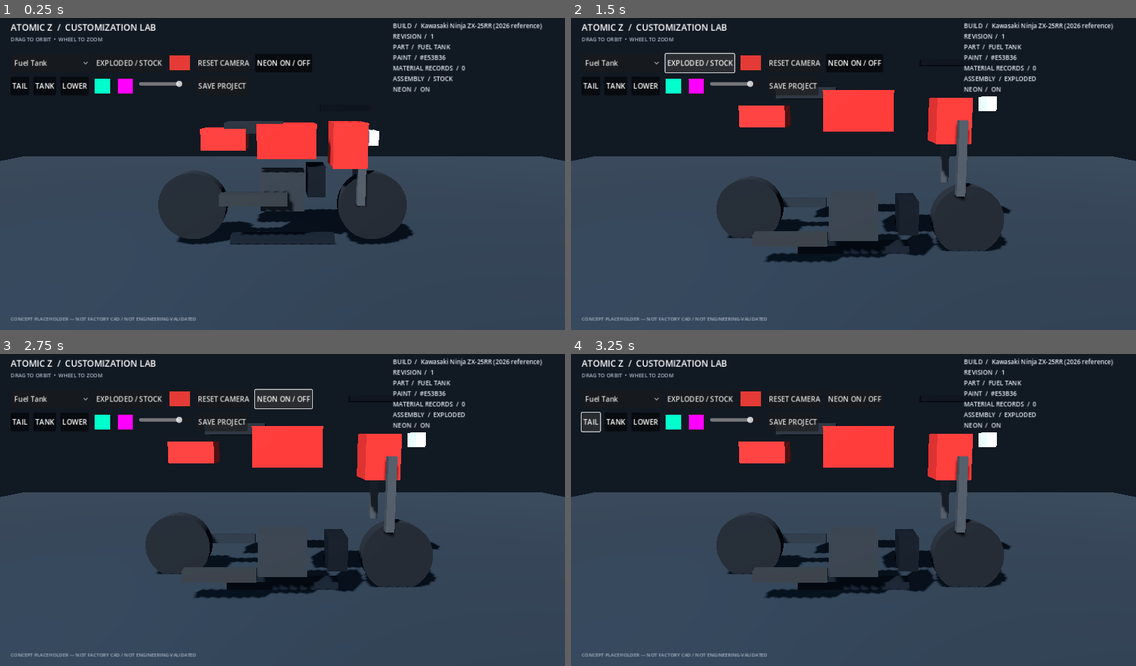
Above: before the commit, frames 1-4 (two rows, left to right).
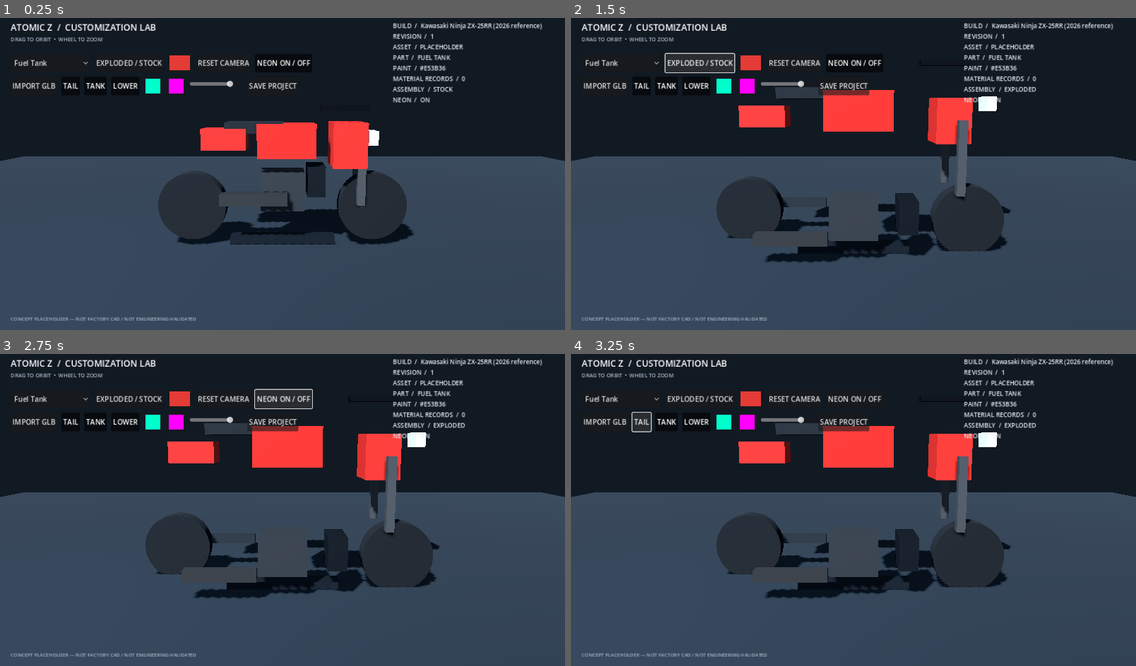
Above: after the commit, the same moments.

Repository: metsam-mastem/Atomic-Z-Customi-Z
Game: Godot game, scene res://scenes/main.tscn
Two runs of this game, one before a commit and one after it. Both use one fixed random seed, a clock stepped at 60 frames per second and the inputs below.
Inputs:
- Up to frame 1 (0.25 s): no input
- Up to frame 2 (1.5 s): click "Fuel Tank" at 0.5 s; click "EXPLODED / STOCK" at 1.25 s
- Up to frame 3 (2.75 s): click "NEON ON / OFF" at 2 s
- Up to frame 4 (3.25 s): click "TAIL" at 2.75 s

The runs differ from the first frame. In frame 1, 1.8% of the frame differs, in the area x 2-83%, y 8-28%; in frame 2, 2.1%; in frame 3, 2.1%; in frame 4, 2.3%, in the area x 1-83%, y 8-28%.

Commit message:
feat: integrate verified GLB import into updated dependency base

Diff:
--- a/scripts/main.gd
+++ b/scripts/main.gd
@@ -15,6 +15,15 @@
 var _part_selector: OptionButton
 var _paint_picker: ColorPickerButton
 var _build_summary_label: Label
+var _assembly_button: Button
+var _neon_toggle_button: Button
+var _neon_editor_controls: Array[Control] = []
+var _disclaimer_label: Label
+var _file_dialog: FileDialog
+var _asset_metadata_dialog: ConfirmationDialog
+var _asset_license_input: LineEdit
+var _asset_source_input: LineEdit
+var _pending_asset_source_path := ""
 var _selected_part_id := "fuel_tank"
 const BUILD_DOCUMENT_PATH := "user://atomic_z_build.json"
 var _orbit_angle := 0.0
@@ -37,6 +46,7 @@
 	_neon_skin.name = "NeonSkinOverlay"
 	_neon_skin.configure_build_document(_build_document)
 	_neon_skin.position.z = 0.29
+	_neon_skin.visible = not _bike.is_imported_model()
 	add_child(_neon_skin)
 	_update_camera()
 	_build_hud()
@@ -109,17 +119,21 @@
 	root.add_child(controls)
 
 	_part_selector = OptionButton.new()
+	_part_selector.name = "PartSelector"
 	_part_selector.custom_minimum_size = Vector2(180.0, 42.0)
 	_populate_part_selector()
 	_part_selector.item_selected.connect(_on_part_selected)
 	controls.add_child(_part_selector)
 
-	var assembly_button := Button.new()
-	assembly_button.text = "EXPLODED / STOCK"
-	assembly_button.pressed.connect(_on_toggle_assembly)
-	controls.add_child(assembly_button)
+	_assembly_button = Button.new()
+	_assembly_button.name = "AssemblyModeButton"
+	_assembly_button.text = "EXPLODED / STOCK" if _bike.supports_exploded_view() else "EXPLODED VIEW N/A"
+	_assembly_button.disabled = not _bike.supports_exploded_view()
+	_assembly_button.pressed.connect(_on_toggle_assembly)
+	controls.add_child(_assembly_button)
 
 	_paint_picker = ColorPickerButton.new()
+	_paint_picker.name = "PaintPicker"
 	_paint_picker.color = _bike.get_part_color(_selected_part_id)
 	_paint_picker.custom_minimum_size = Vector2(54.0, 42.0)
 	_paint_picker.tooltip_text = "Paint selected part"
@@ -131,17 +145,26 @@
 	reset_button.pressed.connect(_on_reset_camera)
 	controls.add_child(reset_button)
 
-	var neon_button := Button.new()
-	neon_button.text = "NEON ON / OFF"
-	neon_button.toggle_mode = true
-	neon_button.button_pressed = bool(_build_document.get("render", {}).get("neon_enabled", true))
-	neon_button.toggled.connect(_on_neon_toggled)
-	controls.add_child(neon_button)
+	_neon_toggle_button = Button.new()
+	_neon_toggle_button.name = "NeonToggleButton"
+	_neon_toggle_button.text = "NEON ON / OFF"
+	_neon_toggle_button.toggle_mode = true
+	_neon_toggle_button.button_pressed = bool(_build_document.get("render", {}).get("neon_enabled", true))
+	_neon_toggle_button.disabled = _bike.is_imported_model()
+	_neon_toggle_button.tooltip_text = "Neon preview stays disabled until paths are verified against imported GLB surfaces." if _bike.is_imported_model() else "Toggle neon preview"
+	_neon_toggle_button.toggled.connect(_on_neon_toggled)
+	controls.add_child(_neon_toggle_button)
 
 	var skin_controls := HBoxContainer.new()
 	skin_controls.position = Vector2(24.0, 146.0)
 	skin_controls.add_theme_constant_override("separation", 10)
 	root.add_child(skin_controls)
+
+	var import_glb_button := Button.new()
+	import_glb_button.text = "IMPORT GLB"
+	import_glb_button.tooltip_text = "Import a local glTF Binary asset and generate a stable surface catalog"
+	import_glb_button.pressed.connect(_on_import_glb_pressed)
+	skin_controls.add_child(import_glb_button)
 
 	_add_neon_segment_toggle(skin_controls, "TAIL", "tail_underglow")
 	_add_neon_segment_toggle(skin_controls, "TANK", "tank_accent")
@@ -153,16 +176,20 @@
 	primary_picker.color = Color.from_string(str(palette.get("primary", "#00FFCC")), Color("#00FFCC"))
 	primary_picker.custom_minimum_size = Vector2(42.0, 42.0)
 	primary_picker.tooltip_text = "Neon primary color"
+	primary_picker.disabled = _bike.is_imported_model()
 	primary_picker.color_changed.connect(_on_neon_primary_changed)
 	skin_controls.add_child(primary_picker)
+	_neon_editor_controls.append(primary_picker)
 
 	var secondary_picker := ColorPickerButton.new()
 	secondary_picker.name = "NeonSecondaryPicker"
 	secondary_picker.color = Color.from_string(str(palette.get("secondary", "#FF00FF")), Color("#FF00FF"))
 	secondary_picker.custom_minimum_size = Vector2(42.0, 42.0)
 	secondary_picker.tooltip_text = "Neon secondary color"
+	secondary_picker.disabled = _bike.is_imported_model()
 	secondary_picker.color_changed.connect(_on_neon_secondary_changed)
 	skin_controls.add_child(secondary_picker)
+	_neon_editor_controls.append(secondary_picker)
 
 	var glow_slider := HSlider.new()
 	glow_slider.name = "NeonGlowSlider"
@@ -172,27 +199,30 @@
 	glow_slider.step = 0.05
 	glow_slider.value = float(_build_document.get("render", {}).get("glow_intensity", 0.8))
 	glow_slider.tooltip_text = "Neon glow intensity"
+	glow_slider.editable = not _bike.is_imported_model()
 	glow_slider.value_changed.connect(_on_glow_changed)
 	skin_controls.add_child(glow_slider)
+	_neon_editor_controls.append(glow_slider)
 
 	var save_skin_button := Button.new()
 	save_skin_button.text = "SAVE PROJECT"
 	save_skin_button.pressed.connect(_on_save_neon_skin)
 	skin_controls.add_child(save_skin_button)
 
-	var disclaimer := Label.new()
-	disclaimer.text = "CONCEPT PLACEHOLDER — NOT FACTORY CAD / NOT ENGINEERING-VALIDATED"
-	disclaimer.anchor_left = 0.0
-	disclaimer.anchor_top = 1.0
-	disclaimer.anchor_right = 1.0
-	disclaimer.anchor_bottom = 1.0
-	disclaimer.offset_left = 24.0
-	disclaimer.offset_top = -34.0
-	disclaimer.offset_right = -24.0
-	disclaimer.offset_bottom = -10.0
-	disclaimer.add_theme_font_size_override("font_size", 11)
-	disclaimer.modulate = Color("#aab8c8")
-	root.add_child(disclaimer)
+	_disclaimer_label = Label.new()
+	_disclaimer_label.name = "AssetDisclaimer"
+	_disclaimer_label.text = "IMPORTED GLB PREVIEW — NOT FACTORY CAD / NEON UV MAPPING PENDING / NOT ENGINEERING-VALIDATED" if _bike.is_imported_model() else "CONCEPT PLACEHOLDER — NOT FACTORY CAD / NOT ENGINEERING-VALIDATED"
+	_disclaimer_label.anchor_left = 0.0
+	_disclaimer_label.anchor_top = 1.0
+	_disclaimer_label.anchor_right = 1.0
+	_disclaimer_label.anchor_bottom = 1.0
+	_disclaimer_label.offset_left = 24.0
+	_disclaimer_label.offset_top = -34.0
+	_disclaimer_label.offset_right = -24.0
+	_disclaimer_label.offset_bottom = -10.0
+	_disclaimer_label.add_theme_font_size_override("font_size", 11)
+	_disclaimer_label.modulate = Color("#aab8c8")
+	root.add_child(_disclaimer_label)
 
 	_build_summary_label = Label.new()
 	_build_summary_label.name = "BuildSummaryLabel"
@@ -245,28 +275,241 @@
 	segment_button.text = label_text
 	segment_button.toggle_mode = true
 	segment_button.button_pressed = _neon_skin.is_segment_visible(segment_id)
+	segment_button.disabled = _bike.is_imported_model()
 	segment_button.toggled.connect(_on_neon_segment_toggled.bind(segment_id))
 	parent.add_child(segment_button)
+	_neon_editor_controls.append(segment_button)
 
 func _on_neon_segment_toggled(enabled: bool, segment_id: String) -> void:
+	if _bike.is_imported_model():
+		return
 	if is_instance_valid(_neon_skin):
 		_neon_skin.set_segment_visible(segment_id, enabled)
 
 func _on_neon_primary_changed(color: Color) -> void:
+	if _bike.is_imported_model():
+		return
 	if is_instance_valid(_neon_skin):
 		_neon_skin.set_palette_color("primary", color)
 
 func _on_neon_secondary_changed(color: Color) -> void:
+	if _bike.is_imported_model():
+		return
 	if is_instance_valid(_neon_skin):
 		_neon_skin.set_palette_color("secondary", color)
 
 func _on_neon_toggled(enabled: bool) -> void:
+	if _bike.is_imported_model():
+		return
 	if is_instance_valid(_neon_skin):
 		_neon_skin.set_skin_visible(enabled)
 
 func _on_glow_changed(value: float) -> void:
+	if _bike.is_imported_model():
+		return
 	if is_instance_valid(_neon_skin):
 		_neon_skin.set_glow_intensity(value)
+
+func _on_import_glb_pressed() -> void:
+	if _file_dialog == null:
+		_file_dialog = FileDialog.new()
+		_file_dialog.title = "Select a motorcycle GLB"
+		_file_dialog.file_mode = FileDialog.FILE_MODE_OPEN_FILE
+		_file_dialog.access = FileDialog.ACCESS_FILESYSTEM
+		_file_dialog.use_native_dialog = OS.get_name() == "Android"
+		_file_dialog.add_filter("*.glb", "glTF Binary models")
+		_file_dialog.file_selected.connect(_on_glb_file_selected)
+		add_child(_file_dialog)
+	_file_dialog.popup_centered_ratio(0.82)
+
+func _on_glb_file_selected(path: String) -> void:
+	if not path.to_lower().ends_with(".glb"):
+		push_warning("Only binary glTF (.glb) models are supported.")
+		return
+	_pending_asset_source_path = path
+	_show_asset_metadata_dialog()
+
+func _show_asset_metadata_dialog() -> void:
+	if _asset_metadata_dialog == null:
+		_asset_metadata_dialog = ConfirmationDialog.new()
+		_asset_metadata_dialog.title = "Asset provenance"
+		_asset_metadata_dialog.dialog_text = "Record the model license and original source. An unknown or missing license must not be represented as open-source."
+		var fields := VBoxContainer.new()
+		fields.add_theme_constant_override("separation", 8)
+		var license_label := Label.new()
+		license_label.text = "License identifier"
+		fields.add_child(license_label)
+		_asset_license_input = LineEdit.new()
+		_asset_license_input.placeholder_text = "Example: CC0-1.0, MIT, or author-provided terms"
+		_asset_license_input.custom_minimum_size.x = 420.0
+		fields.add_child(_asset_license_input)
+		var source_label := Label.new()
+		source_label.text = "Original source URL or provenance record"
+		fields.add_child(source_label)
+		_asset_source_input = LineEdit.new()
+		_asset_source_input.placeholder_text = "https://... or author / original source details"
+		_asset_source_input.custom_minimum_size.x = 420.0
+		fields.add_child(_asset_source_input)
+		_asset_metadata_dialog.add_child(fields)
+		_asset_metadata_dialog.confirmed.connect(_on_asset_metadata_confirmed)
+		add_child(_asset_metadata_dialog)
+	_asset_license_input.text = ""
+	_asset_source_input.text = ""
+	_asset_metadata_dialog.popup_centered(Vector2i(560, 260))
+
+func _on_asset_metadata_confirmed() -> void:
+	var license_id := _asset_license_input.text.strip_edges()
+	var source_record := _asset_source_input.text.strip_edges()
+	if license_id.is_empty() or source_record.is_empty():
+		push_warning("Import cancelled: license and source provenance are required.")
+		_asset_metadata_dialog.popup_centered(Vector2i(560, 260))
+		return
+	await _install_selected_glb(license_id, source_record)
+
+func _install_selected_glb(license_id: String, source_record: String) -> void:
+	var source_file := FileAccess.open(_pending_asset_source_path, FileAccess.READ)
+	if source_file == null:
+		push_warning("Could not read the selected GLB. On Android, use the system file picker and grant access to the file.")
+		return
+	var file_size := source_file.get_length()
+	if file_size < 20 or file_size > 134217728:
+		source_file.close()
+		push_warning("GLB file size is invalid or exceeds the 128 MiB import limit.")
+		return
+	var model_bytes := source_file.get_buffer(file_size)
+	var read_error := source_file.get_error()
+	source_file.close()
+	if read_error != OK or model_bytes.size() != file_size or model_bytes.slice(0, 4).get_string_from_ascii() != "glTF":
+		push_warning("Selected file is not a readable binary glTF asset.")
+		return
+
+	var directory_path := "user://vehicle_assets"
+	var directory_error := DirAccess.make_dir_recursive_absolute(ProjectSettings.globalize_path(directory_path))
+	if directory_error != OK and directory_error != ERR_ALREADY_EXISTS:
+		push_warning("Could not create the local vehicle asset folder: " + error_string(directory_error))
+		return
+
+	var temporary_path := directory_path + "/incoming.glb.tmp"
+	var output_file := FileAccess.open(temporary_path, FileAccess.WRITE)
+	if output_file == null:
+		push_warning("Could not stage the selected GLB in app storage.")
+		return
+	output_file.store_buffer(model_bytes)
+	output_file.flush()
+	var write_error := output_file.get_error()
+	output_file.close()
+	if write_error != OK:
+		_remove_asset_file(temporary_path)
+		push_warning("Failed to copy the selected GLB into app storage.")
+		return
+
+	var asset_hash := FileAccess.get_sha256(temporary_path).to_lower()
+	if asset_hash.length() != 64:
+		_remove_asset_file(temporary_path)
+		push_warning("Could not calculate the selected GLB SHA-256.")
+		return
+	var installed_path := directory_path + "/asset_" + asset_hash + ".glb"
+	if FileAccess.file_exists(installed_path):
+		_remove_asset_file(temporary_path)
+		if FileAccess.get_sha256(installed_path).to_lower() != asset_hash:
+			push_warning("Existing asset path failed full SHA-256 collision verification.")
+			return
+	else:
+		var rename_error := DirAccess.rename_absolute(
+			ProjectSettings.globalize_path(temporary_path),
+			ProjectSettings.globalize_path(installed_path)
+		)
+		if rename_error != OK:
+			_remove_asset_file(temporary_path)
+			push_warning("Could not finalize the copied GLB: " + error_string(rename_error))
+			return
+
+	var candidate_document := _build_document.duplicate(true)
+	var previous_asset: Dictionary = candidate_document.get("asset", {}).duplicate(true)
+	var previous_hash := str(previous_asset.get("sha256", ""))
+	var previous_catalog: Array = previous_asset.get("surface_catalog", [])
+	var preserved_surface_materials: Array = []
+	var active_materials: Array = candidate_document.get("customization", {}).get("materials", []).duplicate(true)
+	for material_value in active_materials:
+		if material_value is Dictionary and material_value.has("target_surface_ids"):
+			preserved_surface_materials.append(material_value.duplicate(true))
+	if not preserved_surface_materials.is_empty():
+		var extensions: Array = candidate_document.get("extensions", []).duplicate(true)
+		extensions.append({
+			"extension_id": "replaced_asset_surface_materials",
+			"schema_version": 1,
+			"status": "preserved_unmapped",
+			"source_asset_sha256": previous_hash,
+			"payload": {
+				"surface_catalog": previous_catalog.duplicate(true),
+				"materials": preserved_surface_materials
+			}
+		})
+		candidate_document["extensions"] = extensions
+		var retained_materials: Array = []
+		for material_value in active_materials:
+			if not (material_value is Dictionary) or not material_value.has("target_surface_ids"):
+				retained_materials.append(material_value)
+		candidate_document["customization"]["materials"] = retained_materials
+
+	var candidate_asset: Dictionary = previous_asset
+	candidate_asset["uri"] = installed_path
+	candidate_asset["sha256"] = asset_hash
+	candidate_asset["license"] = license_id
+	candidate_asset["source"] = source_record
+	candidate_asset["validation_status"] = "local_import_pending_review"
+	candidate_asset["surface_catalog"] = []
+	candidate_document["asset"] = candidate_asset
+	if not BuildDocumentScript.validate(candidate_document).get("ok", false):
+		push_warning("The imported asset metadata did not produce a valid BuildDocument.")
+		return
+
+	var candidate_bike := BikeAssemblyScript.new()
+	candidate_bike.name = "ImportedMotorcycle"
+	candidate_bike.configure_build_document(candidate_document)
+	add_child(candidate_bike)
+	await get_tree().process_frame
+	if not candidate_bike.is_imported_model():
+		candidate_bike.queue_free()
+		push_warning("GLB import was rejected. The existing garage model remains active; inspect the output warnings for details.")
+		return
+
+	var previous_bike = _bike
+	_bike = candidate_bike
+	_build_document = candidate_document
+	_selected_part_id = ""
+	_populate_part_selector()
+	if _part_selector.item_count > 0:
+		_paint_picker.color = _bike.get_part_color(_selected_part_id)
+	if is_instance_valid(previous_bike):
+		previous_bike.queue_free()
+	_update_imported_model_controls()
+	_refresh_build_summary()
+	if not _save_build_document():
+		push_warning("GLB loaded successfully but the BuildDocument save failed. Use SAVE PROJECT after checking app storage.")
+
+func _update_imported_model_controls() -> void:
+	if is_instance_valid(_neon_skin):
+		_neon_skin.visible = false
+	if is_instance_valid(_assembly_button):
+		_assembly_button.text = "EXPLODED VIEW N/A"
+		_assembly_button.disabled = true
+	if is_instance_valid(_neon_toggle_button):
+		_neon_toggle_button.disabled = true
+		_neon_toggle_button.tooltip_text = "Neon preview is disabled until its paths are mapped to verified GLB surfaces."
+	for control in _neon_editor_controls:
+		if not is_instance_valid(control):
+			continue
+		if control is HSlider:
+			(control as HSlider).editable = false
+		else:
+			control.set("disabled", true)
+	if is_instance_valid(_disclaimer_label):
+		_disclaimer_label.text = "IMPORTED GLB PREVIEW — NOT FACTORY CAD / UV MAPPING PENDING / NOT ENGINEERING-VALIDATED"
+
+func _remove_asset_file(path: String) -> void:
+	if FileAccess.file_exists(path):
+		DirAccess.remove_absolute(ProjectSettings.globalize_path(path))
 
 func _on_save_neon_skin() -> void:
 	if not _save_build_document():
@@ -379,7 +622,10 @@
 		paint_color = "#" + _bike.get_part_color(_selected_part_id).to_html(false).to_upper()
 	var assembly_mode := str(_build_document.get("assembly", {}).get("mode", "stock")).to_upper()
 	var neon_state := "ON" if bool(_build_document.get("render", {}).get("neon_enabled", true)) else "OFF"
-	_build_summary_label.text = "BUILD  /  %s\nREVISION  /  %s\nPART  /  %s\nPAINT  /  %s\nMATERIAL RECORDS  /  %d\nASSEMBLY  /  %s\nNEON  /  %s" % [str(vehicle.get("display_name", "Unassigned vehicle")), str(_build_document.get("revision", 1)), _selected_part_id.replace("_", " ").to_upper(), paint_color, materials.size(), assembly_mode, neon_state]
+	var asset_state := "IMPORTED GLB" if _bike.is_imported_model() else "PLACEHOLDER"
+	if _bike.is_imported_model():
+		neon_state = "DISABLED — UV PENDING"
+	_build_summary_label.text = "BUILD  /  %s\nREVISION  /  %s\nASSET  /  %s\nPART  /  %s\nPAINT  /  %s\nMATERIAL RECORDS  /  %d\nASSEMBLY  /  %s\nNEON  /  %s" % [str(vehicle.get("display_name", "Unassigned vehicle")), str(_build_document.get("revision", 1)), asset_state, _selected_part_id.replace("_", " ").to_upper(), paint_color, materials.size(), assembly_mode, neon_state]
 
 func get_build_document_snapshot() -> Dictionary:
 	return _build_document.duplicate(true)
